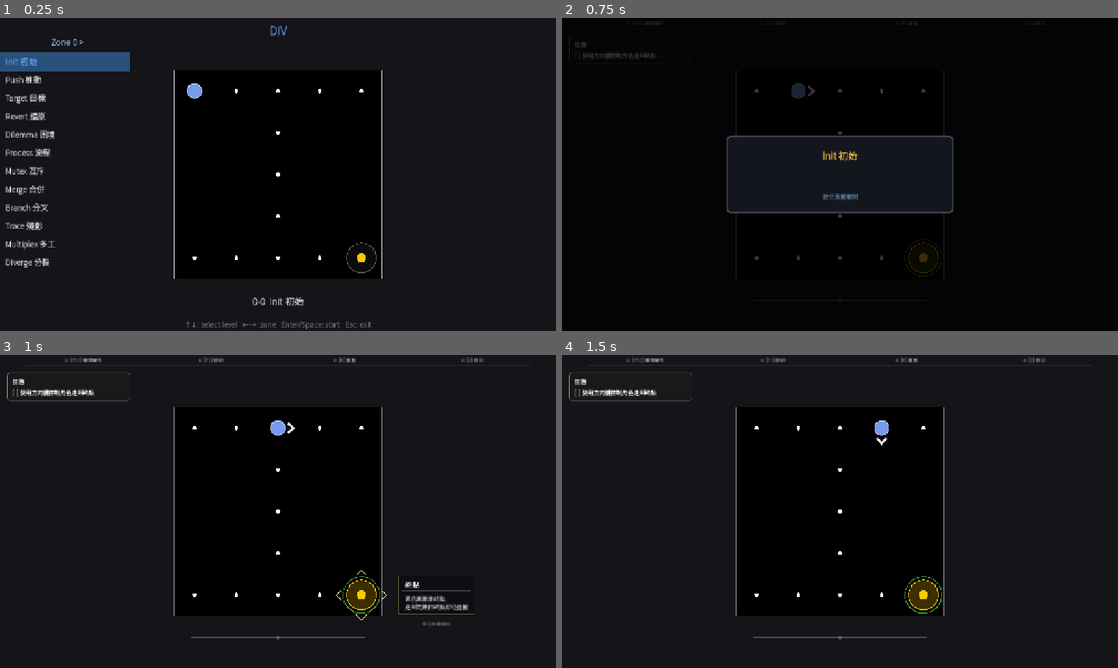
Above: before the commit, frames 1-4 (two rows, left to right).
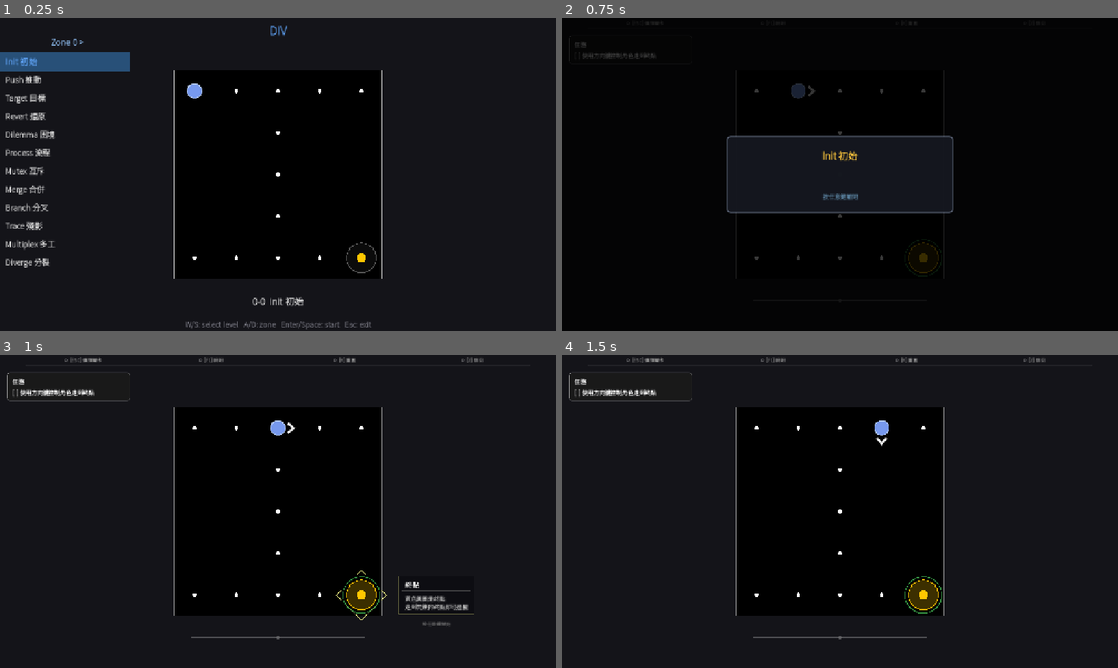
Above: after the commit, the same moments.

Repository: Periodev/DIV
Game: Godot game, scene res://scenes/main.tscn
Two runs of this game, one before a commit and one after it. Both use one fixed random seed, a clock stepped at 60 frames per second and the inputs below.
Inputs:
- Up to frame 1 (0.25 s): no input
- Up to frame 2 (0.75 s): tap Enter at 0.5, 0.6 s; hold D from 0.53 s (still down)
- Up to frame 3 (1 s): keep holding D; tap Space at 0.77 s; tap Keypad Enter at 0.8 s
- Up to frame 4 (1.5 s): tap Space at 1.07 s; release D at 1.28 s; hold S from 1.28 s (still down); tap Keypad Enter at 1.35 s

The runs differ from the first frame. In frame 1, 0.2% of the frame differs, in the area x 33-67%, y 96-100%; in frame 2, nothing differs; in frame 3, nothing differs; in frame 4, nothing differs.

Commit message:
LevelSelect: replace Unicode arrows in footer with ASCII (font fallback mismatch)
Co-Authored-By: Claude Sonnet 4.6 <noreply@anthropic.com>

Diff:
--- a/godot/scripts/LevelSelect.gd
+++ b/godot/scripts/LevelSelect.gd
@@ -90,7 +90,7 @@
 	_draw_text_td("DIV", w * 0.5, TITLE_CY, TITLE_C, 27, HORIZONTAL_ALIGNMENT_CENTER, true)
 	_draw_panel()
 
-	var footer: String = "↑↓: select level   ←→: zone   Enter/Space: start   Esc: exit"
+	var footer: String = "W/S: select level   A/D: zone   Enter/Space: start   Esc: exit"
 	_draw_text_td(footer, w * 0.5, FOOTER_CY, MUTED_C, 17, HORIZONTAL_ALIGNMENT_CENTER, true)
 	_draw_preview_label()
 
